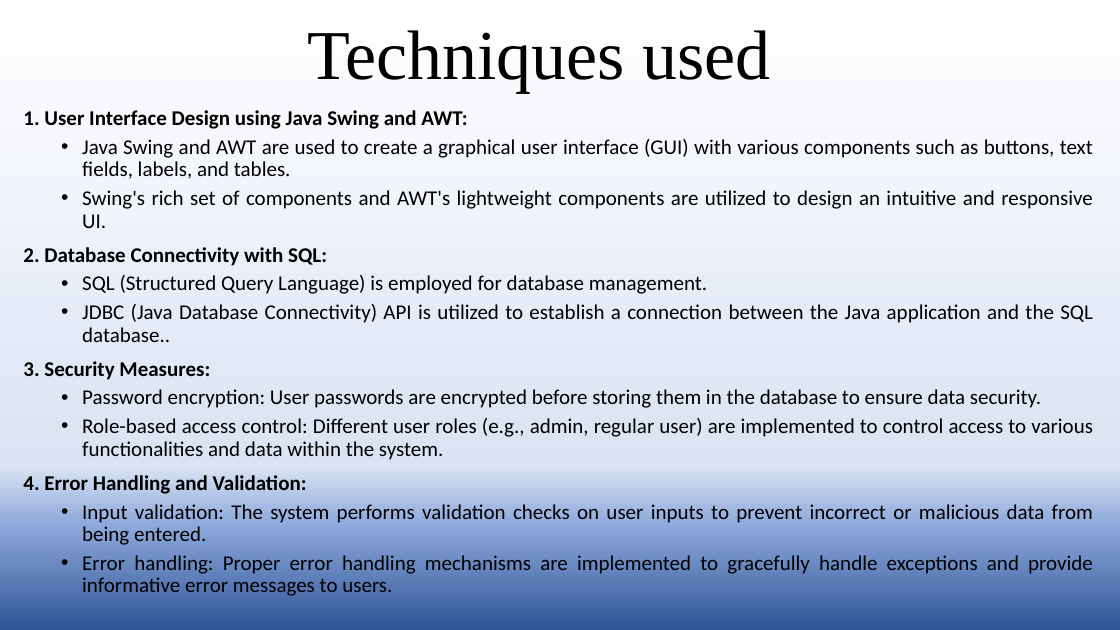
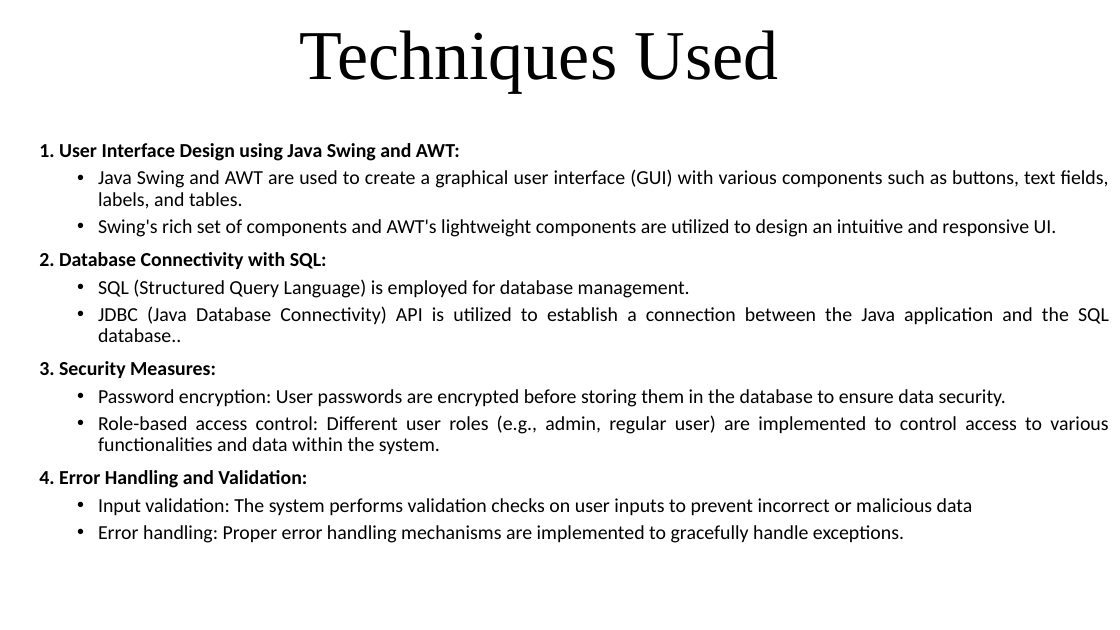
Before and after one commit to Ritikakaushal45/TRAVEL_BUDDY, a slide deck: slide 5 of TOUR AND TRAVEL BUDDY.pptx (slide 4 before the commit). Drawn at 1120x630 pixels with LibreOffice and Linux fonts; fonts in the diff are those of the drawing; background and template pictures are left out. Boxes give left, top, right and bottom in pixels: in the first picture for what was removed or moved away, otherwise in the second. Text is boxed around its words. In the diff, an @@ line names an element or a change of style, - is before the commit and + after.

```diff
--- a/TOUR AND TRAVEL BUDDY.pptx
+++ b/TOUR AND TRAVEL BUDDY.pptx
@@ background gradient #FFFFFF to #DAE3F3 to #8FAADC to #2F5597 to picture (left out) @@
@@ title at [300,30,779,93]: text changed @@
-Techniques used
+Techniques Used
@@ text "1. User Interface Design using ...": place and size @@
-text "1. User Interface Design using ..." at [23,110,1093,596]
+text "1. User Interface Design using ..." at [39,143,1109,543]
@@ text at [39,143,1109,488]: size 18 to 17 pt in "1. User Interface Design using Java Swing ...", "Java Swing and AWT are used to ...", "Swing's rich set of components and AWT's ...", "2. Database Connectivity with SQL:" and 6 more places @@
@@ text at [98,498,973,543]: text changed; size 18 to 17 pt @@
-  • Input validation: The system performs validation checks on user inputs to prevent incorrect or malicious data from being entered.
-  • Error handling: Proper error handling mechanisms are implemented to gracefully handle exceptions and provide informative error messages to users.
+  • Input validation: The system performs validation checks on user inputs to prevent incorrect or malicious data
+  • Error handling: Proper error handling mechanisms are implemented to gracefully handle exceptions.
```
Also in this commit, not shown: 12 other slides changed, 3 slides added.
